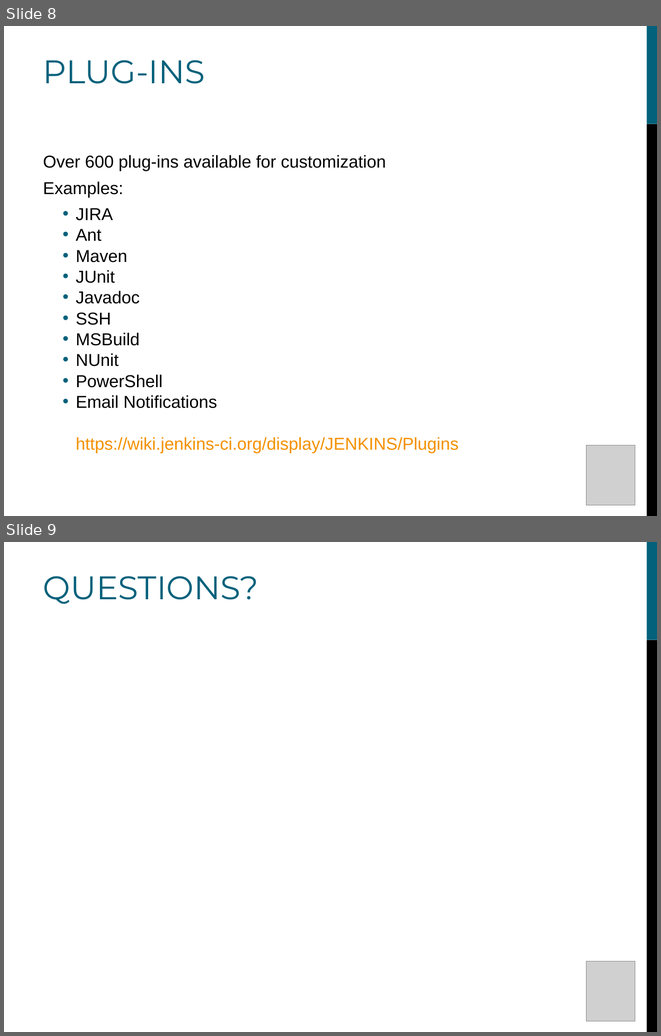
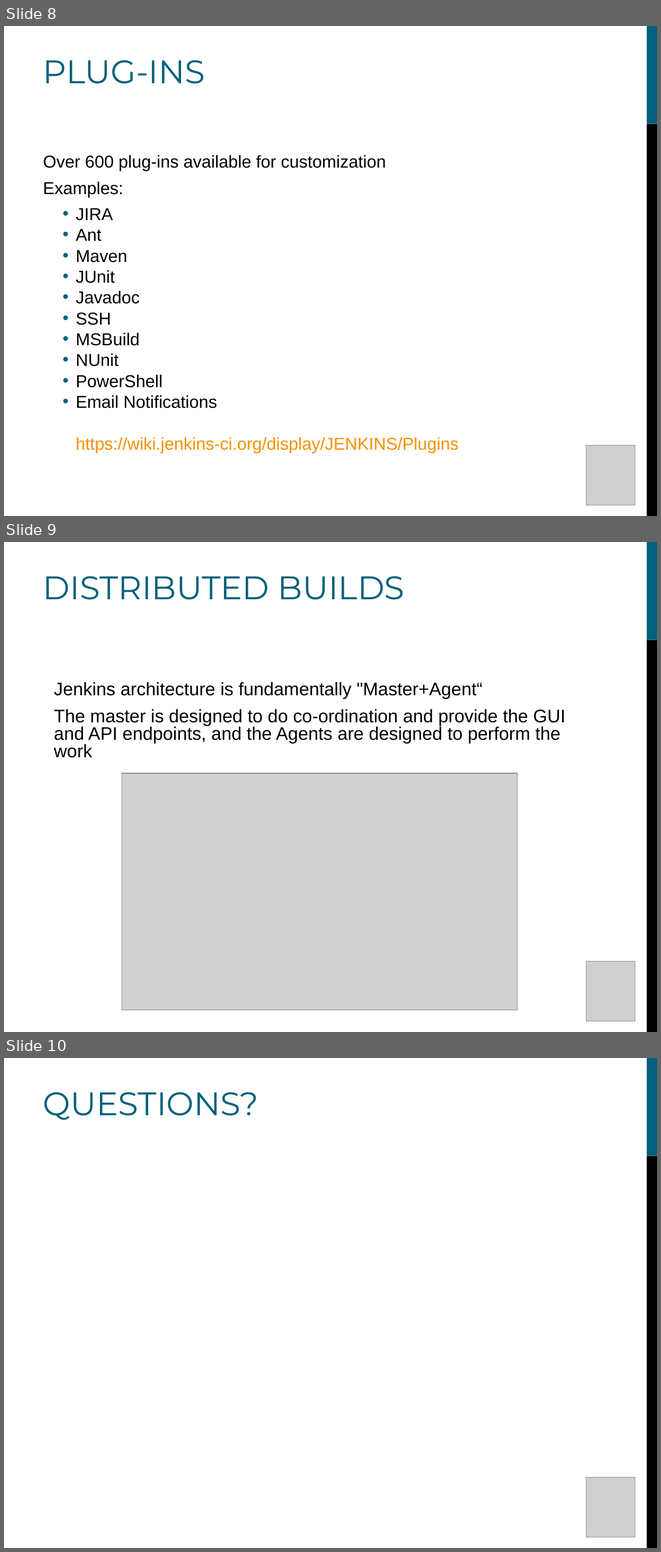
Before and after one commit to ericsonrumuy7/Jenkins-future, a slide deck: jenkins.ppt. Shown one above the other, each under a label of ours: slides 8 and 9 before the commit, slides 8, 9 and 10 after it. The pictures are 661x1036 and 661x1552 pixels, drawn with LibreOffice and Linux fonts; fonts in the diff are those of the drawing; grey boxes stand for pictures; background and template pictures are left out. Boxes give left, top, right and bottom in pixels: in the first picture for what was removed or moved away, otherwise in the second. Text is boxed around its words. In the diff, an @@ line names an element or a change of style, - is before the commit and + after.

```diff
--- a/jenkins.ppt
+++ b/jenkins.ppt
@@ slide 9 added at <box>4,542,657,1032</box>, background #FFFFFF; not listed: 2 template elements that a slide beside it also shows @@
@@ text added at <box>43,576,405,600</box>, 36 pt, text #04617B @@
+DISTRIBUTED BUILDS
@@ text added at <box>54,682,565,758</box>, 20 pt, text #000000 @@
+Jenkins architecture is fundamentally "Master+Agent“
+The master is designed to do co-ordination and provide the GUI and API endpoints, and the Agents are designed to perform the work
@@ picture added at <box>122,773,517,1010</box> @@
@@ picture added at <box>586,961,635,1021</box> @@
@@ what was slide 9 is now slide 10 @@
```
Also in this commit, not shown: 2 slides changed, 4 other slides added, 1 slide removed, 1 other file.
